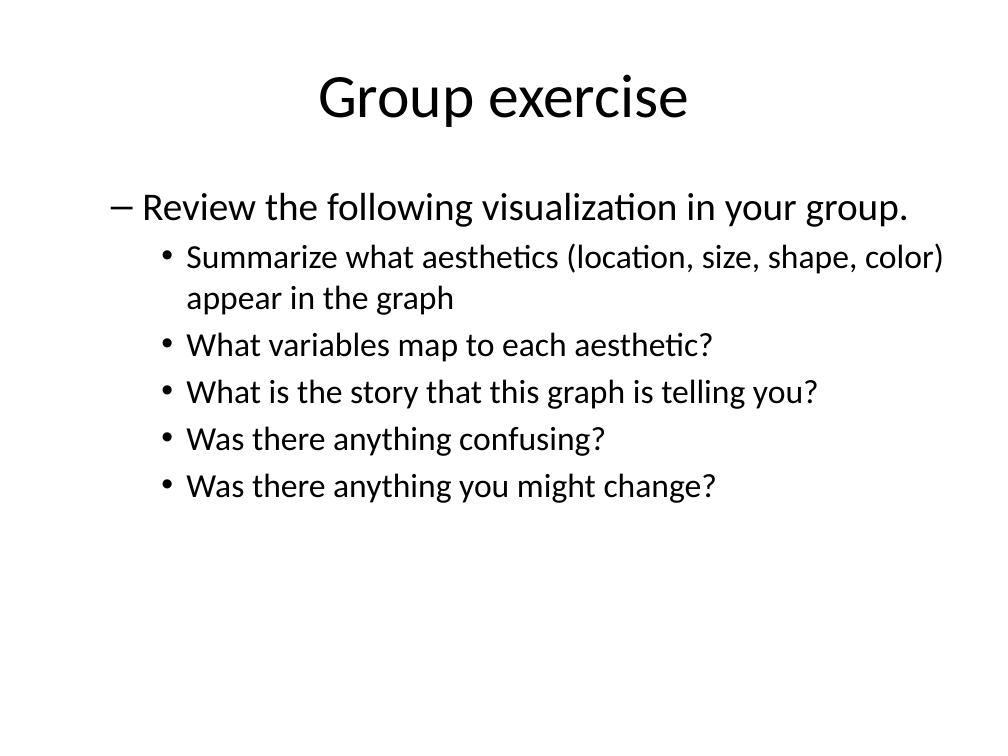
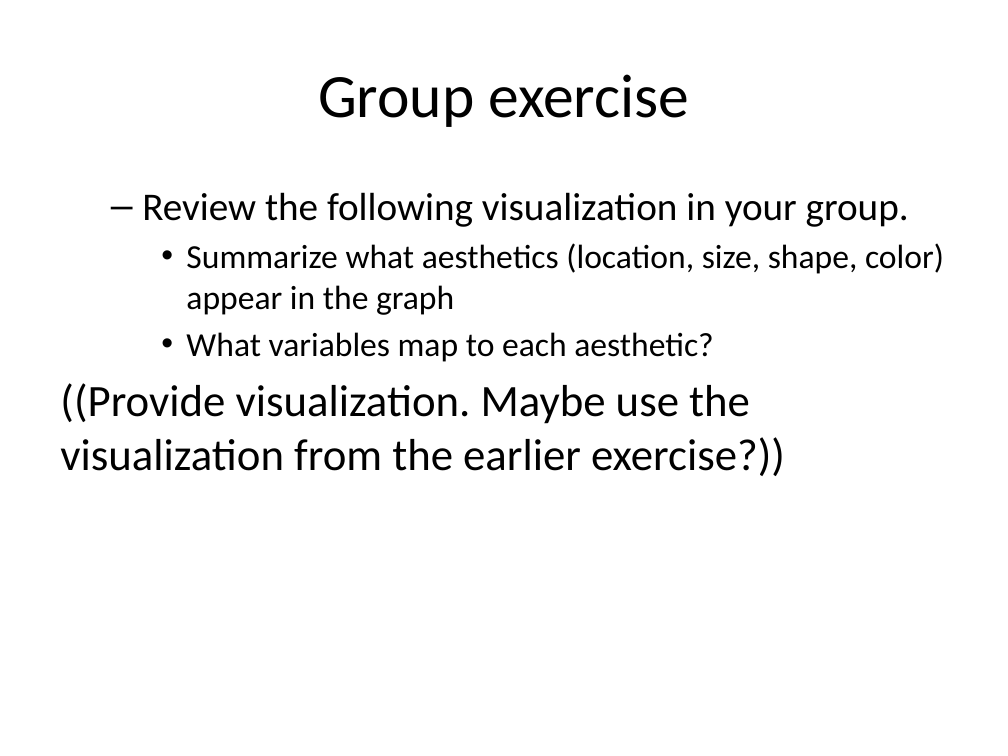
Before and after one commit to pmean/data-visualization, a slide deck: slide 39 of src/data-visualization-01-points.pptx. Drawn at 1008x756 pixels with LibreOffice and Linux fonts; fonts in the diff are those of the drawing. Boxes give left, top, right and bottom in pixels: in the first picture for what was removed or moved away, otherwise in the second. Text is boxed around its words. In the diff, an @@ line names an element or a change of style, - is before the commit and + after.

```diff
--- a/src/data-visualization-01-points.pptx
+++ b/src/data-visualization-01-points.pptx
@@ text at (60,383,785,476): text changed; size 24 to 32 pt @@
-    • What is the story that this graph is telling you?
-    • Was there anything confusing?
-    • Was there anything you might change?
+((Provide visualization. Maybe use the visualization from the earlier exercise?))
```
Also in this commit, not shown: 2 other slides changed, 57 other files.
